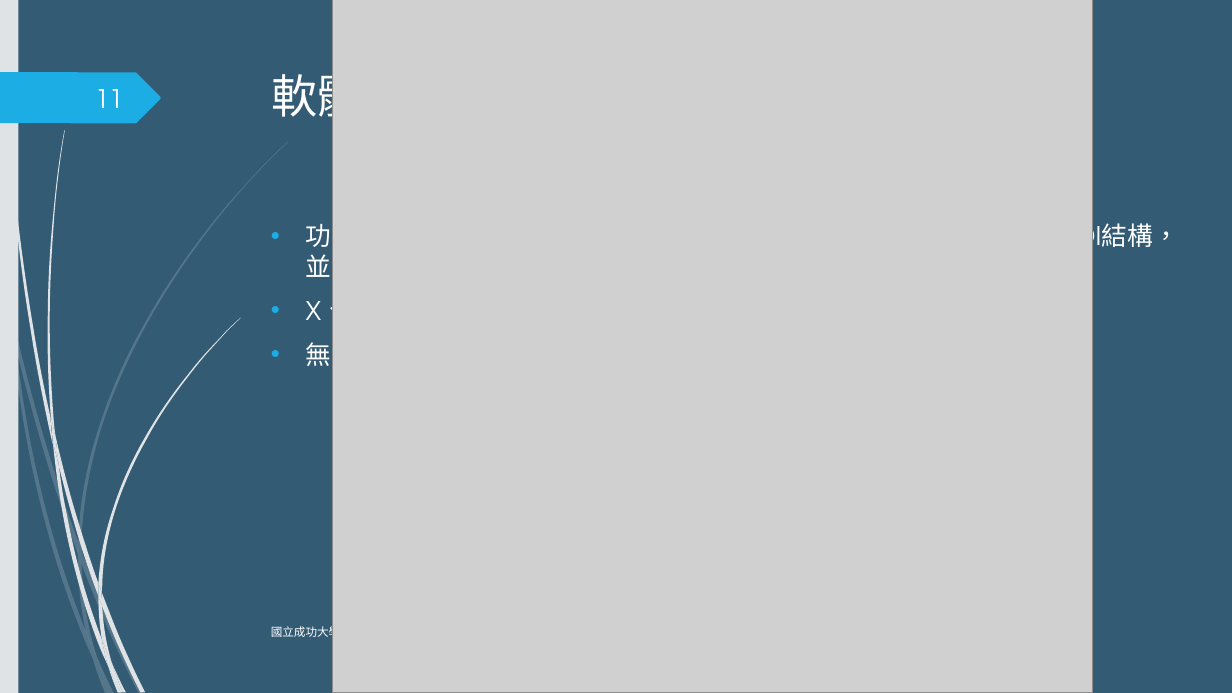
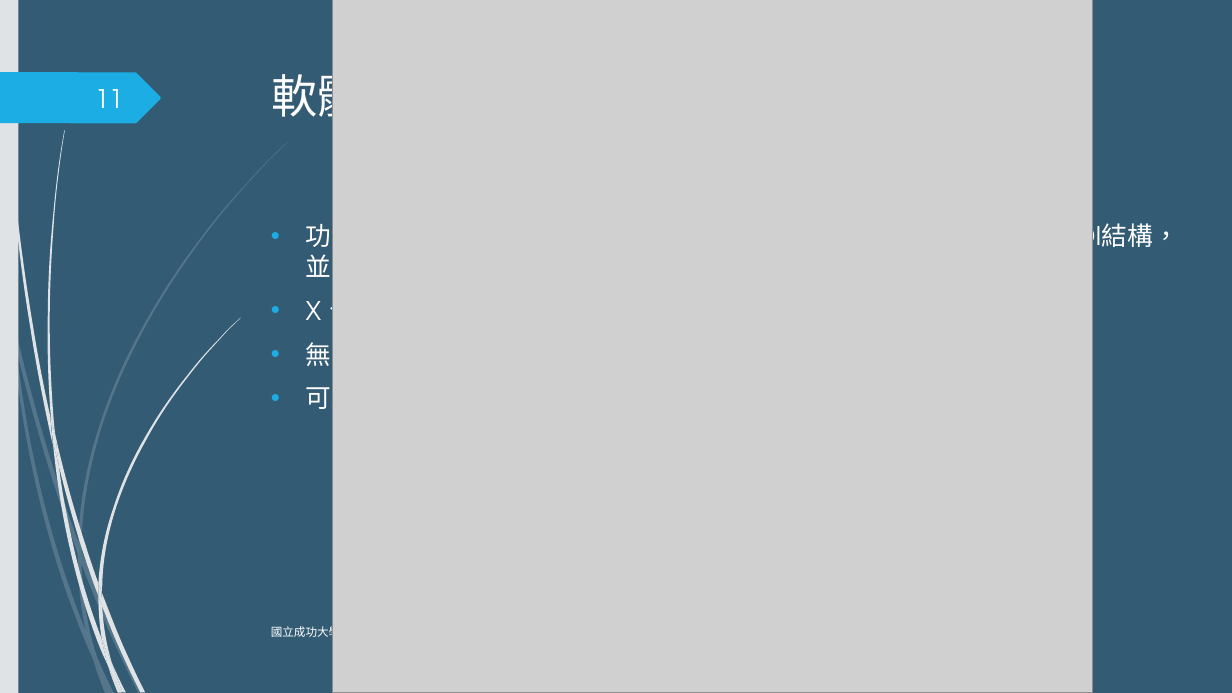
Before and after one commit to david11014/OOPHW, a slide deck: slide 11 of FinalPeoject/期末報告N16064755.pptx. Drawn at 1232x693 pixels with LibreOffice and Linux fonts; fonts in the diff are those of the drawing; grey boxes stand for pictures. Boxes give left, top, right and bottom in pixels: in the first picture for what was removed or moved away, otherwise in the second. Text is boxed around its words. In the diff, an @@ line names an element or a change of style, - is before the commit and + after.

```diff
--- a/FinalPeoject/期末報告N16064755.pptx
+++ b/FinalPeoject/期末報告N16064755.pptx
@@ text at [306,381,1097,414]: paragraph added @@
+• 可藉由軟體的設定頁面 Edit -> default setting 對取樣的間隔做設定。
```
Also in this commit, not shown: 2 other slides changed.
